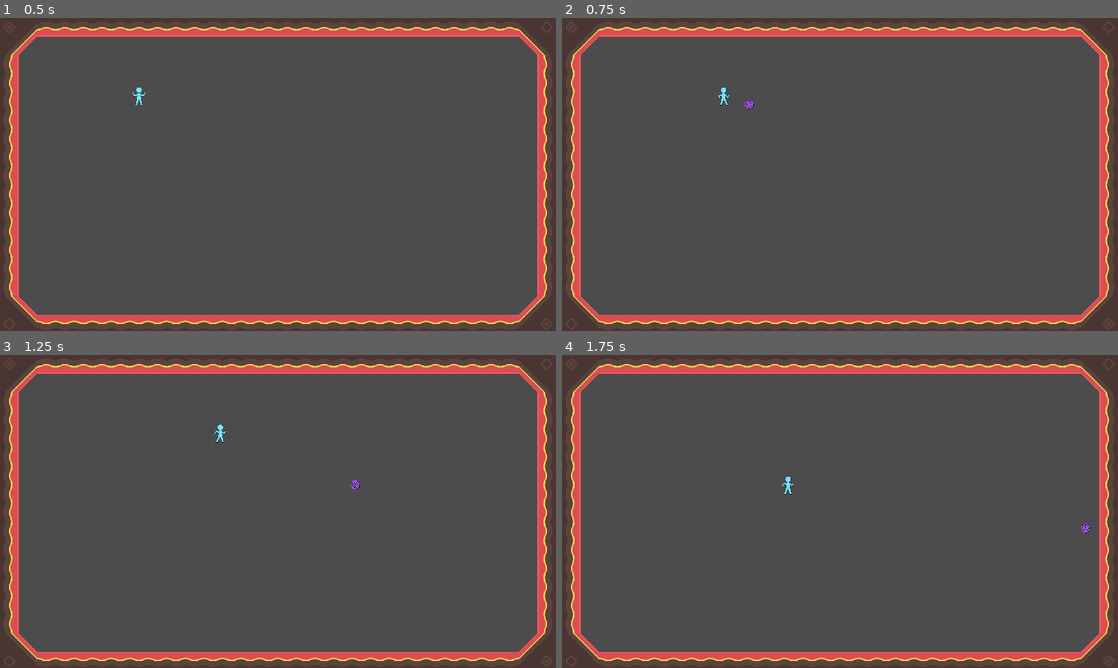
Above: before the commit, frames 1-4 (two rows, left to right).
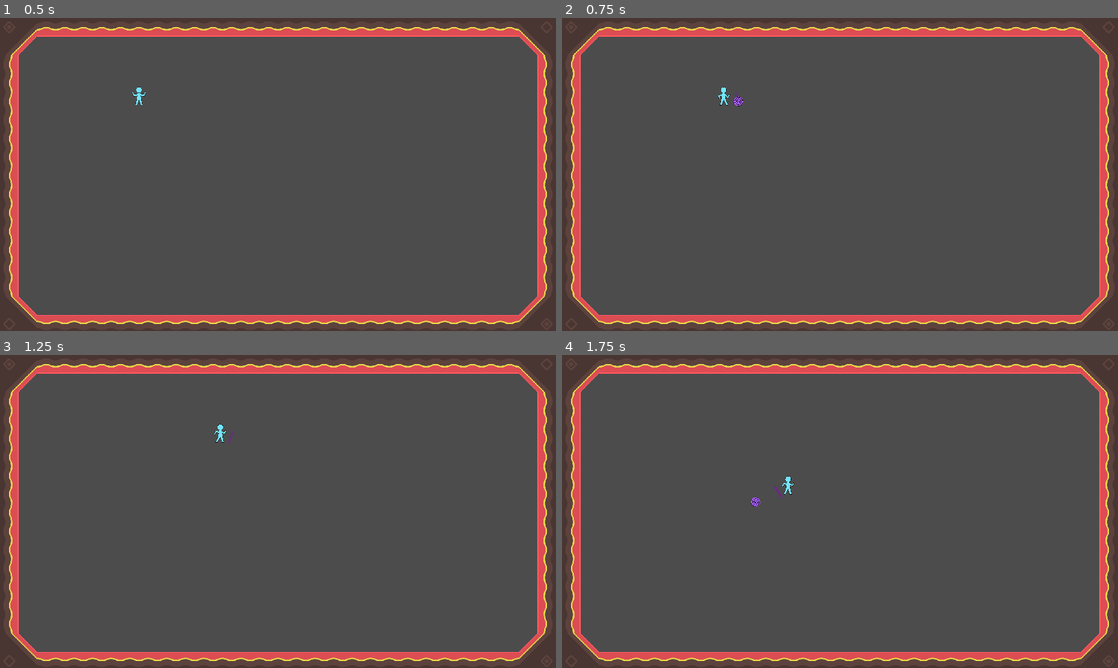
Above: after the commit, the same moments.

Repository: Reituag/DiscoBowl
Game: Godot game, scene res://Sources/Main.tscn
Two runs of this game, one before a commit and one after it. Both use one fixed random seed, a clock stepped at 60 frames per second and the inputs below. The engine's default icon, where the game draws it, is replaced by a stand-in: a white triangle on a blue panel in a dark square.
Inputs (mouse positions are in pixels of both pictures, inside the frame that each line leads up to):
- Up to frame 1 (0.5 s): no input
- Up to frame 2 (0.75 s): move the mouse to (962, 158) at 0.52 s; hold Right (ui_right) from 0.53 s (still down); tap Space (ui_attack) at 0.6 s
- Up to frame 3 (1.25 s): keep holding Right (ui_right); right-click (400, 495) at 0.8 s
- Up to frame 4 (1.75 s): move the mouse to (728, 527) at 1.27 s; release Right (ui_right) at 1.28 s; hold Down (ui_down) from 1.28 s (still down); right-click (728, 527) at 1.35 s; tap Space (ui_attack) at 1.55 s

Frame 1 is identical in both runs. In frame 2, less than 0.1% of the frame differs, in the area x 30-35%, y 23-30%; in frame 3, less than 0.1%; in frame 4, 0.1%, in the area x 34-95%, y 42-57%.

Commit message:
Shield Addition
Addition of a new scene : Shield
Shield activation on mouse right-click

Diff:
--- /dev/null
+++ b/Project/Art/Disc/reticule.svg
@@ -0,0 +1,92 @@
+<?xml version="1.0" encoding="UTF-8" standalone="no"?>
+<svg
+   xmlns:dc="http://purl.org/dc/elements/1.1/"
+   xmlns:cc="http://creativecommons.org/ns#"
+   xmlns:rdf="http://www.w3.org/1999/02/22-rdf-syntax-ns#"
+   xmlns:svg="http://www.w3.org/2000/svg"
+   xmlns="http://www.w3.org/2000/svg"
+   xmlns:sodipodi="http://sodipodi.sourceforge.net/DTD/sodipodi-0.dtd"
+   xmlns:inkscape="http://www.inkscape.org/namespaces/inkscape"
+   width="256"
+   height="256"
+   viewBox="0 0 67.733332 67.733335"
+   version="1.1"
+   id="svg8"
+   inkscape:version="1.0.2 (e86c870879, 2021-01-15, custom)"
+   sodipodi:docname="reticule.svg"
+   inkscape:export-filename="C:\Users\Gauth\Documents\Projets_Godot\DiscoBowl\Project\Art\Disc\reticule.png"
+   inkscape:export-xdpi="96"
+   inkscape:export-ydpi="96">
+  <defs
+     id="defs2" />
+  <sodipodi:namedview
+     id="base"
+     pagecolor="#ffffff"
+     bordercolor="#666666"
+     borderopacity="1.0"
+     inkscape:pageopacity="0.0"
+     inkscape:pageshadow="2"
+     inkscape:zoom="3.3242188"
+     inkscape:cx="121.08108"
+     inkscape:cy="130.40658"
+     inkscape:document-units="mm"
+     inkscape:current-layer="layer1"
+     inkscape:document-rotation="0"
+     showgrid="true"
+     units="px"
+     inkscape:pagecheckerboard="true"
+     inkscape:snap-smooth-nodes="true"
+     inkscape:window-width="1920"
+     inkscape:window-height="1051"
+     inkscape:window-x="-9"
+     inkscape:window-y="-9"
+     inkscape:window-maximized="1">
+    <inkscape:grid
+       type="xygrid"
+       id="grid833"
+       empspacing="8" />
+  </sodipodi:namedview>
+  <metadata
+     id="metadata5">
+    <rdf:RDF>
+      <cc:Work
+         rdf:about="">
+        <dc:format>image/svg+xml</dc:format>
+        <dc:type
+           rdf:resource="http://purl.org/dc/dcmitype/StillImage" />
+        <dc:title></dc:title>
+      </cc:Work>
+    </rdf:RDF>
+  </metadata>
+  <g
+     inkscape:label="Calque 1"
+     inkscape:groupmode="layer"
+     id="layer1">
+    <circle
+       style="opacity:0.997;fill:#be65ff;fill-opacity:0.558583;stroke:none;stroke-width:3.175;stroke-linecap:round;stroke-linejoin:round"
+       id="path835"
+       cx="33.866665"
+       cy="33.866665"
+       r="4.2333317" />
+    <path
+       style="fill:#be65ff;fill-opacity:0.558583;stroke:none;stroke-width:0.264583px;stroke-linecap:butt;stroke-linejoin:miter;stroke-opacity:1"
+       d="m 30.691667,25.4 c 0.347978,2.087868 6.002022,2.087867 6.35,0 2.116666,-12.7 2.116666,-12.7 2.116666,-21.1666667 0,-4.233333333333336 -10.583333,-3.52777764 -10.583333,0 C 28.575,12.7 28.575,12.7 30.691667,25.4 Z"
+       id="path843"
+       sodipodi:nodetypes="sssss" />
+    <path
+       style="fill:#be65ff;fill-opacity:0.558583;stroke:none;stroke-width:0.264583px;stroke-linecap:butt;stroke-linejoin:miter;stroke-opacity:1"
+       d="m 42.333334,30.691667 c -2.087868,0.347978 -2.087867,6.002022 0,6.35 12.7,2.116666 12.7,2.116666 21.166666,2.116666 4.233334,0 3.527778,-10.583333 0,-10.583333 -8.466666,0 -8.466666,0 -21.166666,2.116667 z"
+       id="path856"
+       sodipodi:nodetypes="sssss" />
+    <path
+       style="fill:#be65ff;fill-opacity:0.558583;stroke:none;stroke-width:0.264583px;stroke-linecap:butt;stroke-linejoin:miter;stroke-opacity:1"
+       d="m 25.4,30.691667 c 2.087868,0.347978 2.087867,6.002022 0,6.35 C 12.7,39.158333 12.7,39.158333 4.233334,39.158333 0,39.158333 0.705556,28.575 4.233334,28.575 12.7,28.575 12.7,28.575 25.4,30.691667 Z"
+       id="path858"
+       sodipodi:nodetypes="sssss" />
+    <path
+       style="fill:#be65ff;fill-opacity:0.558583;stroke:none;stroke-width:0.264583px;stroke-linecap:butt;stroke-linejoin:miter;stroke-opacity:1"
+       d="m 30.691667,42.333333 c 0.347978,-2.087868 6.002022,-2.087867 6.35,0 2.116666,12.7 2.116666,12.7 2.116666,21.166666 0,4.233334 -10.583333,3.527778 -10.583333,0 0,-8.466666 0,-8.466666 2.116667,-21.166666 z"
+       id="path860"
+       sodipodi:nodetypes="sssss" />
+  </g>
+</svg>
--- a/Project/Sources/Character/Character.gd
+++ b/Project/Sources/Character/Character.gd
@@ -3,7 +3,9 @@
 const speed = 400  # How fast the character will move (pixels/sec).
 
 export (PackedScene) var Disk
+export (PackedScene) var Shield
 var myDisk   = null
+var myShield = null
 var has_disk = true
 
 signal hit
@@ -41,22 +43,29 @@
 	# Throwing management #
 	#######################
 
-	# Get throw direction
-	var throw_direction = get_viewport().get_mouse_position() - global_position
-	var disk_pop_position = $Origin/DiskPop.global_position - global_position
-	$Origin.rotate(disk_pop_position.angle_to(throw_direction))
+	# Get aiming direction
+	var aim_direction = get_viewport().get_mouse_position() - global_position
+	var disk_pop_position = $OriginDiskPop/DiskPop.global_position - global_position
+	$OriginDiskPop.rotate(disk_pop_position.angle_to(aim_direction))
 
 	if Input.is_action_just_released("ui_attack") and has_disk:
 		# Disk creation
 		myDisk = Disk.instance()
 		# Throw disk
-		myDisk.throw($Origin/DiskPop.global_position, throw_direction)
+		myDisk.throw($OriginDiskPop/DiskPop.global_position, aim_direction)
 		# Addition to scene
 		get_parent().add_child(myDisk)
 
 		# Disk possession management
 		has_disk = false
 		myDisk.connect("destroyed", self, "_on_disk_destroyed")
+
+	elif Input.is_action_just_pressed("ui_shield"):# and has_disk:
+		myShield = Shield.instance()
+		$OriginDiskPop/DiskPop.add_child(myShield)
+
+	elif Input.is_action_just_released("ui_shield"):# and has_disk:
+		myShield.queue_free()
 
 func start(pos):
 	position = pos
--- a/Project/Sources/Character/Character.tscn
+++ b/Project/Sources/Character/Character.tscn
@@ -8,7 +8,8 @@
 [ext_resource path="res://Art/Character/character_walk_1.png" type="Texture" id=6]
 [ext_resource path="res://Sources/Disk/Disk.tscn" type="PackedScene" id=7]
 [ext_resource path="res://Art/Sound/night-vision-1.wav" type="AudioStream" id=8]
-[ext_resource path="res://Art/icon.png" type="Texture" id=9]
+[ext_resource path="res://Art/Disc/reticule.png" type="Texture" id=9]
+[ext_resource path="res://Sources/Shield/Shield.tscn" type="PackedScene" id=10]
 
 [sub_resource type="SpriteFrames" id=1]
 animations = [ {
@@ -39,6 +40,7 @@
 "_edit_lock_": true
 }
 Disk = ExtResource( 7 )
+Shield = ExtResource( 10 )
 
 [node name="AnimatedSprite" type="AnimatedSprite" parent="."]
 scale = Vector2( 0.25, 0.25 )
@@ -55,15 +57,14 @@
 [node name="AudioStreamPlayer" type="AudioStreamPlayer" parent="."]
 stream = ExtResource( 8 )
 
-[node name="Origin" type="Position2D" parent="."]
-rotation = -1.5708
+[node name="OriginDiskPop" type="Position2D" parent="."]
 
-[node name="DiskPop" type="Position2D" parent="Origin"]
+[node name="DiskPop" type="Position2D" parent="OriginDiskPop"]
 position = Vector2( 0, 50 )
 
-[node name="DebugPos" type="Sprite" parent="Origin/DiskPop"]
+[node name="Reticule" type="Sprite" parent="OriginDiskPop/DiskPop"]
 visible = false
-scale = Vector2( 0.2, 0.2 )
+scale = Vector2( 0.1, 0.1 )
 texture = ExtResource( 9 )
 
 [node name="CatchArea" type="Area2D" parent="."]
--- /dev/null
+++ b/Project/Sources/Shield/Shield.gd
@@ -0,0 +1,16 @@
+extends KinematicBody2D
+
+
+# Declare member variables here. Examples:
+# var a = 2
+# var b = "text"
+
+
+# Called when the node enters the scene tree for the first time.
+func _ready():
+	pass # Replace with function body.
+
+
+# Called every frame. 'delta' is the elapsed time since the previous frame.
+#func _process(delta):
+#	pass
--- /dev/null
+++ b/Project/Sources/Shield/Shield.tscn
@@ -0,0 +1,23 @@
+[gd_scene load_steps=3 format=2]
+
+[ext_resource path="res://Sources/Shield/Shield.gd" type="Script" id=1]
+
+[sub_resource type="CapsuleShape2D" id=1]
+radius = 3.83633
+height = 39.1219
+
+[node name="Shield" type="KinematicBody2D"]
+position = Vector2( 0, -10 )
+rotation = 1.5708
+script = ExtResource( 1 )
+__meta__ = {
+"_edit_group_": true,
+"_edit_lock_": true
+}
+
+[node name="CollisionShape2D" type="CollisionShape2D" parent="."]
+shape = SubResource( 1 )
+
+[node name="Polygon2D" type="Polygon2D" parent="."]
+color = Color( 0.46048, 0.115723, 0.617188, 0.462745 )
+polygon = PoolVector2Array( 3.87635, -19.6573, 1.82025, -22.8972, -1.68745, -22.8972, -3.79207, -19.7403, -3.94652, 19.3811, -2.26094, 22.565, 1.76577, 22.8459, 3.82594, 19.5684 )
--- a/Project/project.godot
+++ b/Project/project.godot
@@ -80,6 +80,13 @@
 , Object(InputEventMouseButton,"resource_local_to_scene":false,"resource_name":"","device":0,"alt":false,"shift":false, …(202 unchanged characters)…
  ]
 }
+ui_shield={
+"deadzone": 0.5,
+"events": [ Object(InputEventMouseButton,"resource_local_to_scene":false,"resource_name":"","device":0,"alt":false,"shift":false,"control":false,"meta":false,"command":false,"button_mask":0,"position":Vector2( 0, 0 ),"global_position":Vector2( 0, 0 ),"factor":1.0,"button_index":2,"pressed":false,"doubleclick":false,"script":null)
+, Object(InputEventKey,"resource_local_to_scene":false,"resource_name":"","device":0,"alt":false,"shift":false,"control":false,"meta":false,"command":false,"pressed":false,"scancode":32,"unicode":0,"echo":false,"script":null)
+, Object(InputEventJoypadButton,"resource_local_to_scene":false,"resource_name":"","device":0,"button_index":6,"pressure":0.0,"pressed":false,"script":null)
+ ]
+}
 
 [layer_names]
 
@@ -87,3 +94,7 @@
 2d_physics/layer_2="Players"
 2d_physics/layer_3="Enemies"
 2d_physics/layer_4="Disks"
+
+[physics]
+
+2d/default_gravity=0
Binary file added: Project/Art/Disc/reticule.png
Not shown, added: Project/Art/Disc/reticule.png.import
Not shown, added: Project/Art/Disc/reticule.svg.import
Not shown: 1 places in Project/Sources/Character/Character.tscn that only renumber resources
